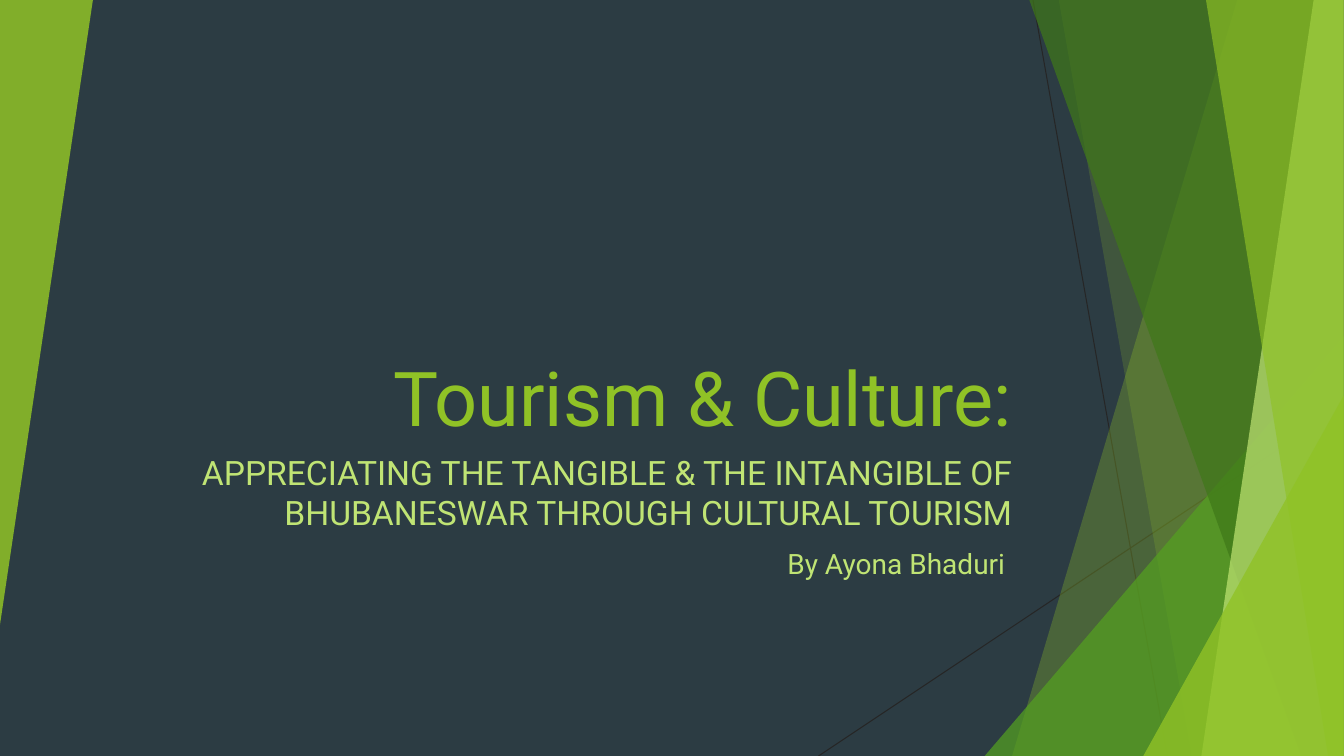
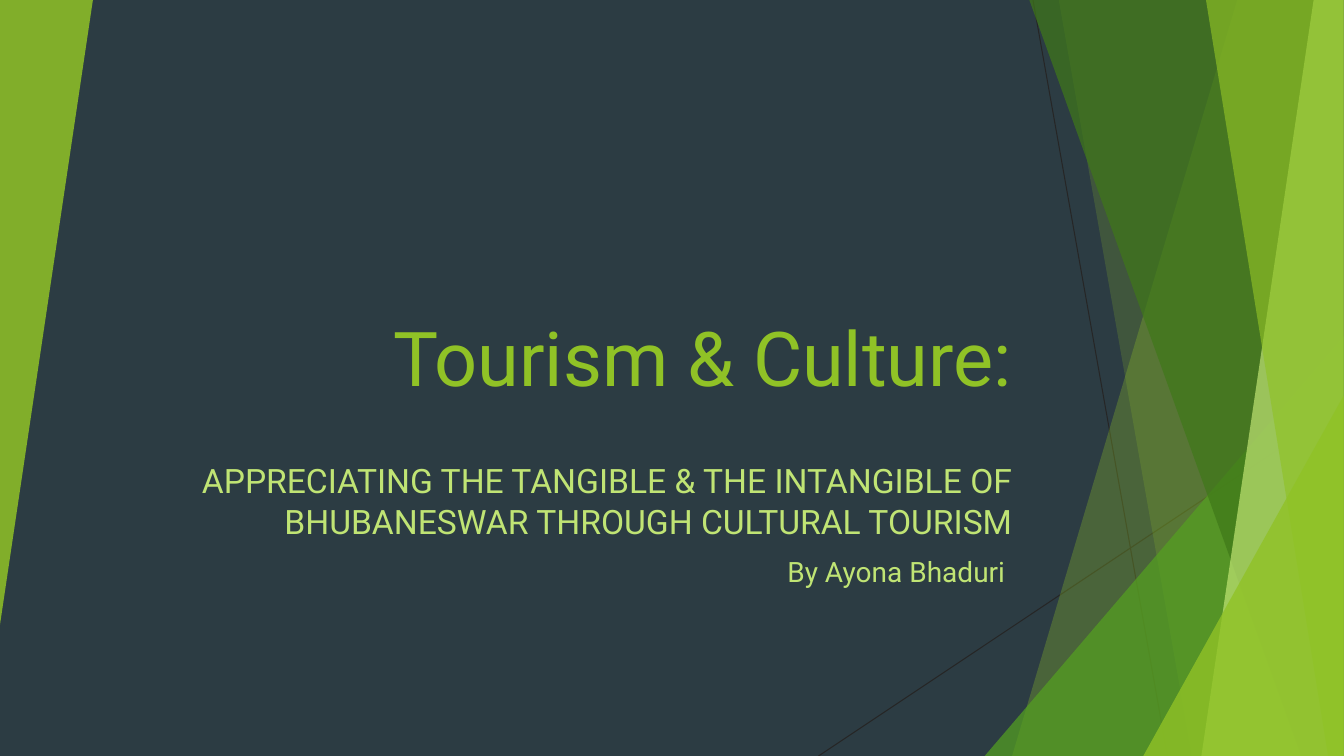
Before and after one commit to Force1ess/PPTAgent, a slide deck: slide 1 of pptagent/templates/default/source.pptx. Drawn at 1344x756 pixels with LibreOffice and Linux fonts; fonts in the diff are those of the drawing. Boxes give left, top, right and bottom in pixels: in the first picture for what was removed or moved away, otherwise in the second. Text is boxed around its words. In the diff, an @@ line names an element or a change of style, - is before the commit and + after.

```diff
--- a/pptagent/templates/default/source.pptx
+++ b/pptagent/templates/default/source.pptx
@@ title "Tourism & Culture:" at [393, 329, 1012, 387]: vertical alignment bottom to middle @@
@@ subtitle "APPRECIATING THE TANGIBLE & THE ..." at [202, 469, 1012, 588]: vertical alignment top to middle @@
```
Also in this commit, not shown: 6 other slides changed, 1 slide removed, 23 other files.
